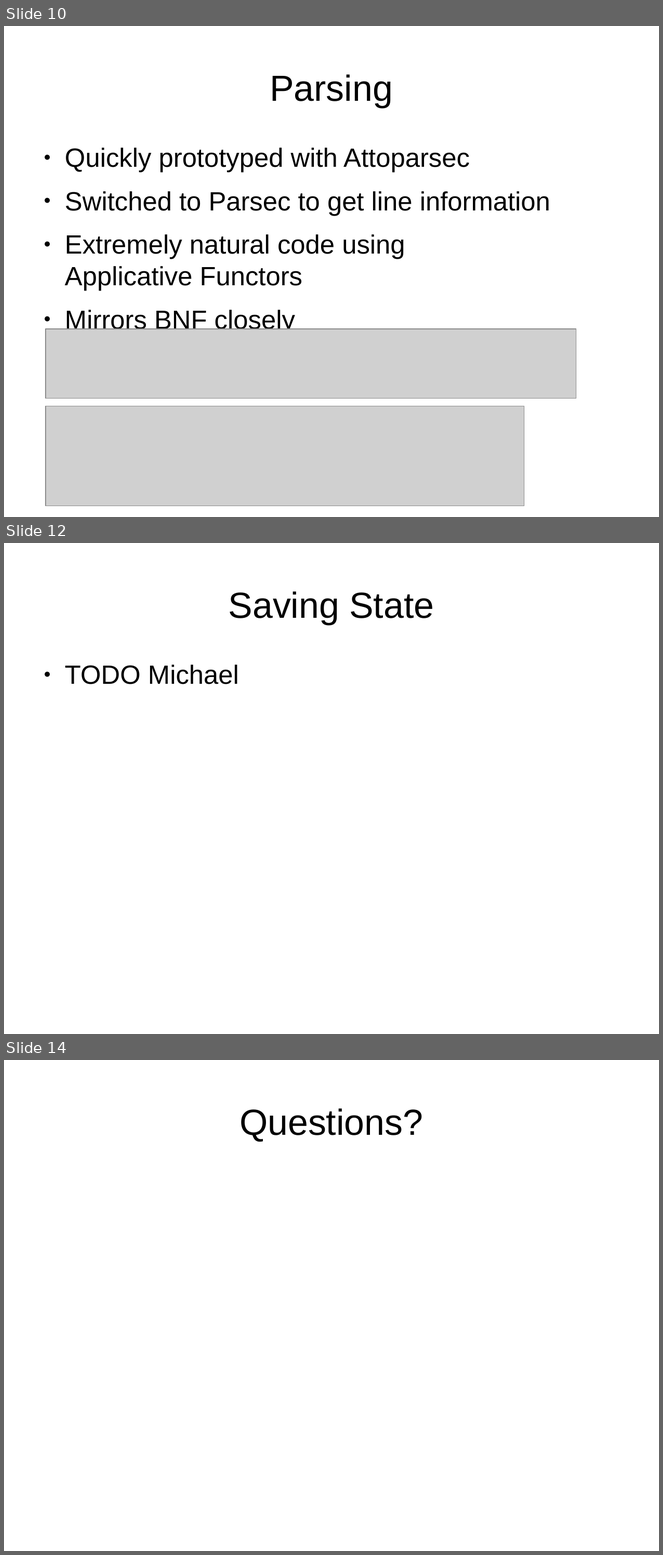
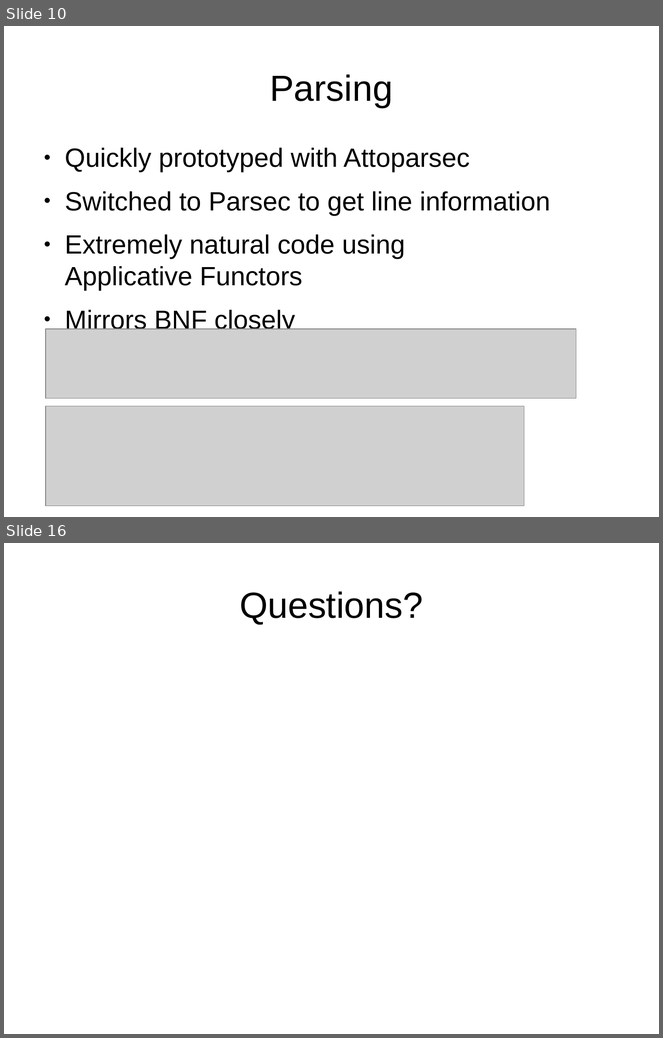
Before and after one commit to dcsommer/CS240H-Final-Project, a slide deck: demo.odp. Shown one above the other, each under a label of ours: slides 10, 12 and 14 before the commit, slides 10 and 16 after it; the slides between them are not shown. The pictures are 663x1555 and 663x1038 pixels, drawn with LibreOffice and Linux fonts; fonts in the diff are those of the drawing; grey boxes stand for pictures. Boxes give left, top, right and bottom in pixels: in the first picture for what was removed or moved away, otherwise in the second. Text is boxed around its words. In the diff, an @@ line names an element or a change of style, - is before the commit and + after.

```diff
--- a/demo.odp
+++ b/demo.odp
@@ slide 12 removed at (4, 543, 659, 1034), background #FFFFFF @@
@@ title removed at (229, 591, 434, 625) @@
-Saving State
@@ text removed at (65, 665, 239, 684) @@
-● TODO Michael
@@ what was slide 14 is now slide 16 @@
```
Also in this commit, not shown: 2 slides changed, 4 slides added, 1 other slide removed.
